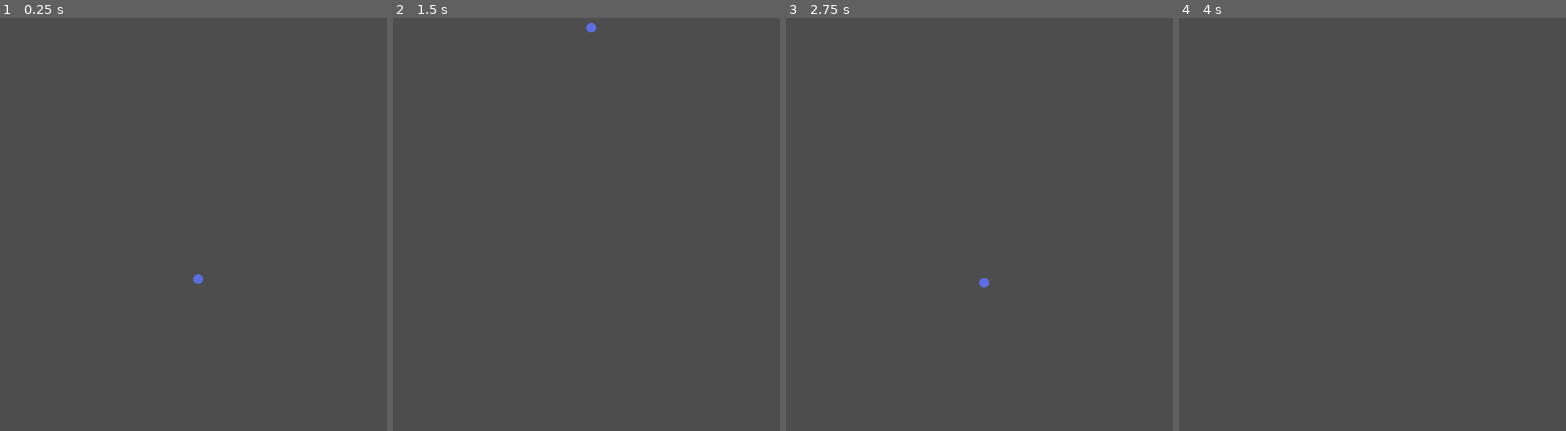
Above: before the commit, frames 1-4 (left to right).
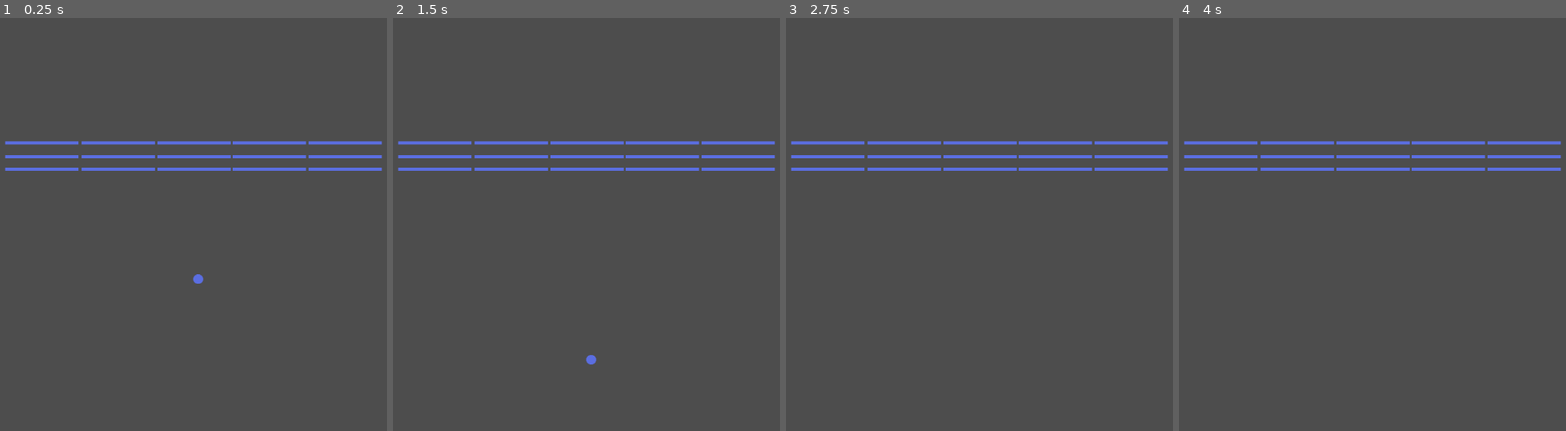
Above: after the commit, the same moments.

Repository: Dripcoding/godot-breakout2d
Game: Godot game, scene res://scenes/main.tscn
The game is run twice, just before and just after one commit, with the same random seed, the same clock (stepped at 60 frames per second) and the same inputs.
Inputs:
- Up to frame 1 (0.25 s): no input
- Up to frame 2 (1.5 s): tap Enter at 0.5 s; tap Space at 1.25 s
- Up to frame 3 (2.75 s): tap Enter at 2 s
- Up to frame 4 (4 s): tap Space at 2.75 s; tap Enter at 3.5 s

The runs differ from the first frame. In frame 1, 2.3% of the frame differs, in the area x 1-99%, y 29-38%; in frame 2, 2.5%, in the area x 1-99%, y 1-84%; in frame 3, 2.4%; in frame 4, 2.3%.

Commit message:
create brick grid

Diff:
--- /dev/null
+++ b/ball.gd
@@ -0,0 +1,15 @@
+extends Sprite2D
+
+@export var speed = 400
+
+func _ready():
+	print('ball ready')
+
+func _process(delta):
+	print('ball delta')
+
+	var velocity = Vector2.ZERO
+
+	velocity.x -= 100
+
+	position += velocity * delta
--- a/scenes/brick_grid.tscn
+++ b/scenes/brick_grid.tscn
@@ -1,14 +1,206 @@
-[gd_scene load_steps=3 format=3 uid="uid://b7b2tymkvjg8f"]
+[gd_scene load_steps=4 format=3 uid="uid://b7b2tymkvjg8f"]
+
+[ext_resource type="Texture2D" uid="uid://tgoeo732spvw" path="res://assets/brick.png" id="1_yt3gw"]
 
 [sub_resource type="PhysicsMaterial" id="PhysicsMaterial_xvpnd"]
 bounce = 1.0
 
 [sub_resource type="RectangleShape2D" id="RectangleShape2D_e82wc"]
+size = Vector2(117, 5)
 
 [node name="Brick Grid" type="Node2D"]
 
 [node name="Brick" type="StaticBody2D" parent="."]
+position = Vector2(141, 137)
 physics_material_override = SubResource("PhysicsMaterial_xvpnd")
 
 [node name="CollisionShape2D" type="CollisionShape2D" parent="Brick"]
-shape = SubResource("RectangleShape2D_e82wc")
+position = Vector2(49.5, 0.5)
+shape = SubResource("RectangleShape2D_e82wc")
+
+[node name="Sprite2D" type="Sprite2D" parent="Brick"]
+position = Vector2(49.5, 0.5)
+scale = Vector2(6.5, 1.25)
+texture = ExtResource("1_yt3gw")
+
+[node name="Brick2" type="StaticBody2D" parent="."]
+position = Vector2(141, 159)
+physics_material_override = SubResource("PhysicsMaterial_xvpnd")
+
+[node name="CollisionShape2D" type="CollisionShape2D" parent="Brick2"]
+position = Vector2(49.5, 0.5)
+shape = SubResource("RectangleShape2D_e82wc")
+
+[node name="Sprite2D" type="Sprite2D" parent="Brick2"]
+position = Vector2(49.5, 0.5)
+scale = Vector2(6.5, 1.25)
+texture = ExtResource("1_yt3gw")
+
+[node name="Brick3" type="StaticBody2D" parent="."]
+position = Vector2(141, 179)
+physics_material_override = SubResource("PhysicsMaterial_xvpnd")
+
+[node name="CollisionShape2D" type="CollisionShape2D" parent="Brick3"]
+position = Vector2(49.5, 0.5)
+shape = SubResource("RectangleShape2D_e82wc")
+
+[node name="Sprite2D" type="Sprite2D" parent="Brick3"]
+position = Vector2(49.5, 0.5)
+scale = Vector2(6.5, 1.25)
+texture = ExtResource("1_yt3gw")
+
+[node name="Brick4" type="StaticBody2D" parent="."]
+position = Vector2(263, 137)
+physics_material_override = SubResource("PhysicsMaterial_xvpnd")
+
+[node name="CollisionShape2D" type="CollisionShape2D" parent="Brick4"]
+position = Vector2(49.5, 0.5)
+shape = SubResource("RectangleShape2D_e82wc")
+
+[node name="Sprite2D" type="Sprite2D" parent="Brick4"]
+position = Vector2(49.5, 0.5)
+scale = Vector2(6.5, 1.25)
+texture = ExtResource("1_yt3gw")
+
+[node name="Brick5" type="StaticBody2D" parent="."]
+position = Vector2(263, 159)
+physics_material_override = SubResource("PhysicsMaterial_xvpnd")
+
+[node name="CollisionShape2D" type="CollisionShape2D" parent="Brick5"]
+position = Vector2(49.5, 0.5)
+shape = SubResource("RectangleShape2D_e82wc")
+
+[node name="Sprite2D" type="Sprite2D" parent="Brick5"]
+position = Vector2(49.5, 0.5)
+scale = Vector2(6.5, 1.25)
+texture = ExtResource("1_yt3gw")
+
+[node name="Brick6" type="StaticBody2D" parent="."]
+position = Vector2(263, 179)
+physics_material_override = SubResource("PhysicsMaterial_xvpnd")
+
+[node name="CollisionShape2D" type="CollisionShape2D" parent="Brick6"]
+position = Vector2(49.5, 0.5)
+shape = SubResource("RectangleShape2D_e82wc")
+
+[node name="Sprite2D" type="Sprite2D" parent="Brick6"]
+position = Vector2(49.5, 0.5)
+scale = Vector2(6.5, 1.25)
+texture = ExtResource("1_yt3gw")
+
+[node name="Brick7" type="StaticBody2D" parent="."]
+position = Vector2(384, 137)
+physics_material_override = SubResource("PhysicsMaterial_xvpnd")
+
+[node name="CollisionShape2D" type="CollisionShape2D" parent="Brick7"]
+position = Vector2(49.5, 0.5)
+shape = SubResource("RectangleShape2D_e82wc")
+
+[node name="Sprite2D" type="Sprite2D" parent="Brick7"]
+position = Vector2(49.5, 0.5)
+scale = Vector2(6.5, 1.25)
+texture = ExtResource("1_yt3gw")
+
+[node name="Brick8" type="StaticBody2D" parent="."]
+position = Vector2(384, 159)
+physics_material_override = SubResource("PhysicsMaterial_xvpnd")
+
+[node name="CollisionShape2D" type="CollisionShape2D" parent="Brick8"]
+position = Vector2(49.5, 0.5)
+shape = SubResource("RectangleShape2D_e82wc")
+
+[node name="Sprite2D" type="Sprite2D" parent="Brick8"]
+position = Vector2(49.5, 0.5)
+scale = Vector2(6.5, 1.25)
+texture = ExtResource("1_yt3gw")
+
+[node name="Brick9" type="StaticBody2D" parent="."]
+position = Vector2(384, 179)
+physics_material_override = SubResource("PhysicsMaterial_xvpnd")
+
+[node name="CollisionShape2D" type="CollisionShape2D" parent="Brick9"]
+position = Vector2(49.5, 0.5)
+shape = SubResource("RectangleShape2D_e82wc")
+
+[node name="Sprite2D" type="Sprite2D" parent="Brick9"]
+position = Vector2(49.5, 0.5)
+scale = Vector2(6.5, 1.25)
+texture = ExtResource("1_yt3gw")
+
+[node name="Brick10" type="StaticBody2D" parent="."]
+position = Vector2(504, 137)
+physics_material_override = SubResource("PhysicsMaterial_xvpnd")
+
+[node name="CollisionShape2D" type="CollisionShape2D" parent="Brick10"]
+position = Vector2(49.5, 0.5)
+shape = SubResource("RectangleShape2D_e82wc")
+
+[node name="Sprite2D" type="Sprite2D" parent="Brick10"]
+position = Vector2(49.5, 0.5)
+scale = Vector2(6.5, 1.25)
+texture = ExtResource("1_yt3gw")
+
+[node name="Brick11" type="StaticBody2D" parent="."]
+position = Vector2(504, 159)
+physics_material_override = SubResource("PhysicsMaterial_xvpnd")
+
+[node name="CollisionShape2D" type="CollisionShape2D" parent="Brick11"]
+position = Vector2(49.5, 0.5)
+shape = SubResource("RectangleShape2D_e82wc")
+
+[node name="Sprite2D" type="Sprite2D" parent="Brick11"]
+position = Vector2(49.5, 0.5)
+scale = Vector2(6.5, 1.25)
+texture = ExtResource("1_yt3gw")
+
+[node name="Brick12" type="StaticBody2D" parent="."]
+position = Vector2(504, 179)
+physics_material_override = SubResource("PhysicsMaterial_xvpnd")
+
+[node name="CollisionShape2D" type="CollisionShape2D" parent="Brick12"]
+position = Vector2(49.5, 0.5)
+shape = SubResource("RectangleShape2D_e82wc")
+
+[node name="Sprite2D" type="Sprite2D" parent="Brick12"]
+position = Vector2(49.5, 0.5)
+scale = Vector2(6.5, 1.25)
+texture = ExtResource("1_yt3gw")
+
+[node name="Brick13" type="StaticBody2D" parent="."]
+position = Vector2(625, 137)
+physics_material_override = SubResource("PhysicsMaterial_xvpnd")
+
+[node name="CollisionShape2D" type="CollisionShape2D" parent="Brick13"]
+position = Vector2(49.5, 0.5)
+shape = SubResource("RectangleShape2D_e82wc")
+
+[node name="Sprite2D" type="Sprite2D" parent="Brick13"]
+position = Vector2(49.5, 0.5)
+scale = Vector2(6.5, 1.25)
+texture = ExtResource("1_yt3gw")
+
+[node name="Brick14" type="StaticBody2D" parent="."]
+position = Vector2(625, 159)
+physics_material_override = SubResource("PhysicsMaterial_xvpnd")
+
+[node name="CollisionShape2D" type="CollisionShape2D" parent="Brick14"]
+position = Vector2(49.5, 0.5)
+shape = SubResource("RectangleShape2D_e82wc")
+
+[node name="Sprite2D" type="Sprite2D" parent="Brick14"]
+position = Vector2(49.5, 0.5)
+scale = Vector2(6.5, 1.25)
+texture = ExtResource("1_yt3gw")
+
+[node name="Brick15" type="StaticBody2D" parent="."]
+position = Vector2(625, 179)
+physics_material_override = SubResource("PhysicsMaterial_xvpnd")
+
+[node name="CollisionShape2D" type="CollisionShape2D" parent="Brick15"]
+position = Vector2(49.5, 0.5)
+shape = SubResource("RectangleShape2D_e82wc")
+
+[node name="Sprite2D" type="Sprite2D" parent="Brick15"]
+position = Vector2(49.5, 0.5)
+scale = Vector2(6.5, 1.25)
+texture = ExtResource("1_yt3gw")
--- a/scenes/main.tscn
+++ b/scenes/main.tscn
@@ -6,6 +6,7 @@
 [ext_resource type="PackedScene" uid="uid://dfar26gqsb5bp" path="res://scenes/top_boundary.tscn" id="4_8frh8"]
 [ext_resource type="PackedScene" uid="uid://br7v03cx7yw71" path="res://scenes/right_boundary.tscn" id="5_mrj2s"]
 [ext_resource type="PackedScene" uid="uid://cfcq0cgknxy7a" path="res://scenes/left_boundary.tscn" id="6_acnk4"]
+[ext_resource type="PackedScene" uid="uid://b7b2tymkvjg8f" path="res://scenes/brick_grid.tscn" id="7_3xv8m"]
 
 [sub_resource type="PhysicsMaterial" id="PhysicsMaterial_0pcjc"]
 bounce = 1.0
@@ -32,3 +33,6 @@
 [node name="LeftBoundary" parent="." instance=ExtResource("6_acnk4")]
 position = Vector2(10, 19)
 rotation = 1.5708
+
+[node name="Brick Grid" parent="." instance=ExtResource("7_3xv8m")]
+position = Vector2(60, 103)
--- a/scenes/player.tscn
+++ b/scenes/player.tscn
@@ -8,7 +8,6 @@
 
 [node name="Player" type="Sprite2D"]
 position = Vector2(-0.000497699, 4)
-scale = Vector2(2.77783, 2)
 texture = ExtResource("1_w4g0x")
 script = ExtResource("2_oei2p")
 
Binary file added: assets/brick.png
Not shown, added: assets/brick.png.import
Not shown: 1 places in scenes/main.tscn that only renumber resources
